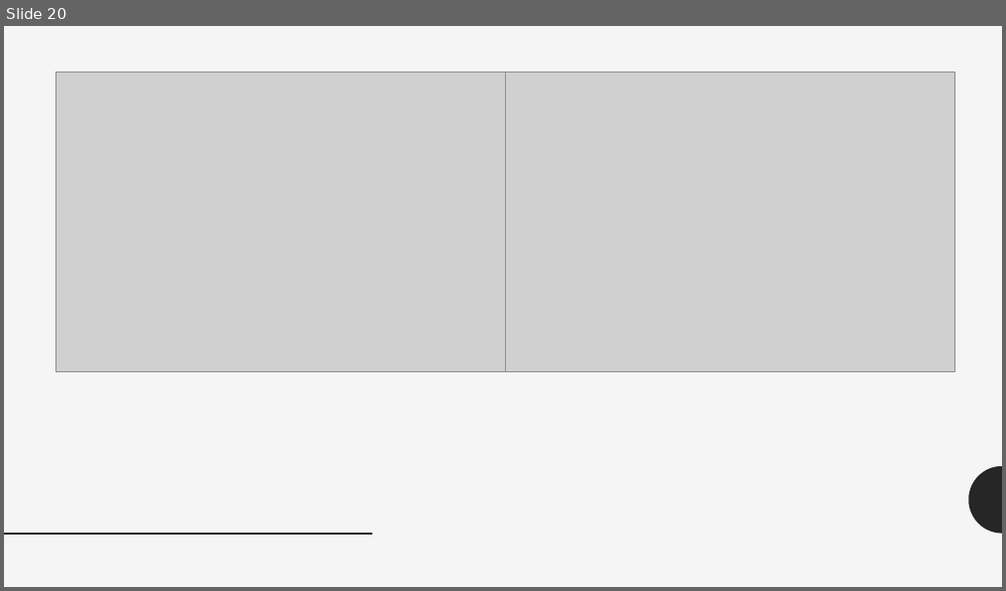
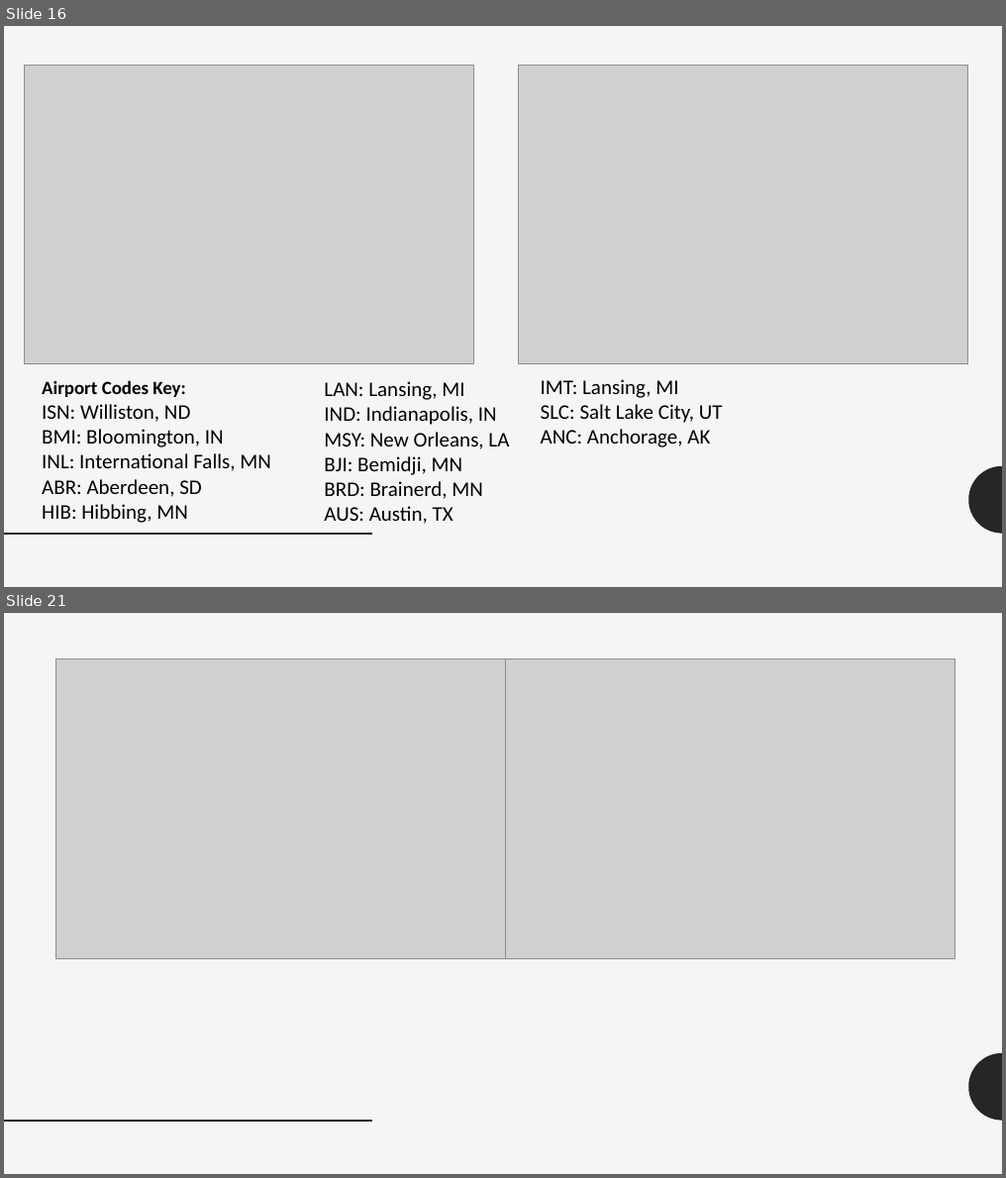
Before and after one commit to HWspam/Delorean, a slide deck: Delay Analysis Team Delorean.pptx. Shown one above the other, each under a label of ours: slide 20 before the commit, slides 16 and 21 after it; the slides between them are not shown. The pictures are 1006x591 and 1006x1178 pixels, drawn with LibreOffice and Linux fonts; fonts in the diff are those of the drawing; grey boxes stand for pictures. Boxes give left, top, right and bottom in pixels: in the first picture for what was removed or moved away, otherwise in the second. Text is boxed around its words. In the diff, an @@ line names an element or a change of style, - is before the commit and + after.

Commit message:
Airport codes have a key and airport conclusion page added.

```diff
--- a/Delay Analysis Team Delorean.pptx
+++ b/Delay Analysis Team Delorean.pptx
@@ slide 16 added at bbox=[4, 26, 1002, 587], background #F5F5F5; not listed: 2 template elements that a slide beside it also shows @@
@@ picture added at bbox=[25, 65, 474, 365] @@
@@ picture added at bbox=[519, 65, 967, 365] @@
@@ text added at bbox=[42, 380, 271, 523], 20 pt, text #000000 @@
+Airport Codes Key:
+ISN: Williston, ND
+BMI: Bloomington, IN
+INL: International Falls, MN
+ABR: Aberdeen, SD
+HIB: Hibbing, MN
@@ text added at bbox=[324, 381, 509, 524], 20 pt, text #000000 @@
+LAN: Lansing, MI
+IND: Indianapolis, IN
+MSY: New Orleans, LA
+BJI: Bemidji, MN
+BRD: Brainerd, MN
+AUS: Austin, TX
@@ text added at bbox=[541, 379, 723, 448], 20 pt, text #000000 @@
+IMT: Lansing, MI
+SLC: Salt Lake City, UT
+ANC: Anchorage, AK
@@ what was slide 20 is now slide 21 @@
```
Also in this commit, not shown: 4 other slides added, 4 slides removed.
